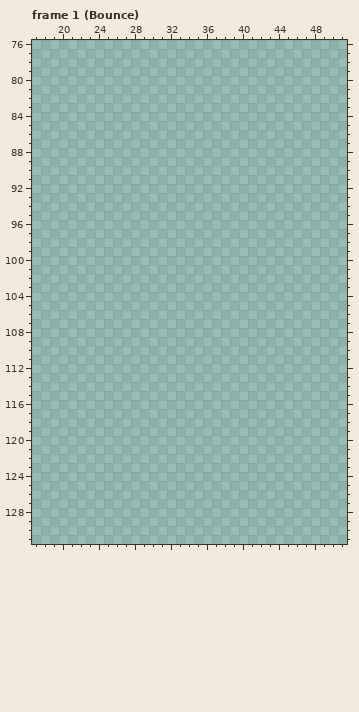
Two states of a pixel-art file, Main Build/Art/Kell Cato Idle Testing.aseprite. This is how it looked before the edit.
256x256 pixels, 9 frames. Shown: frame 1 (Bounce): x 17..51, y 76..131. The commit also changed other frames or places, which this record leaves out.
Now the later version:
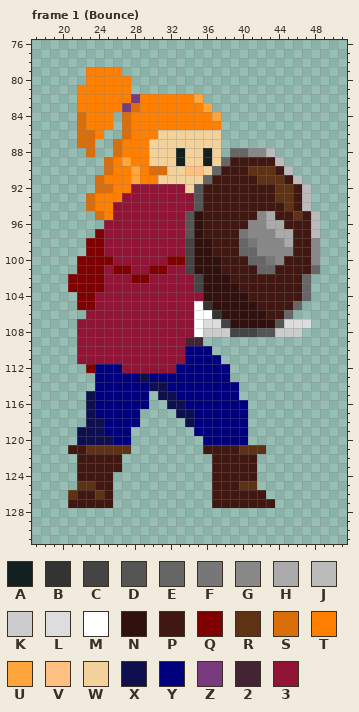
Palette (. is transparent): A #122020  B #333333  C #444444  D #555555  E #666666  F #777777  G #888888  H #aaaaaa  J #bbbbbb  K #cccccc  L #dddddd  M #ffffff  N #30110d  P #401811  Q #7f0000  R #5f3214  S #da6e0a  T #ff7f00  U #ffa53c  V #ffbf81  W #f4d29c  X #0f0f50  Y #00007f  Z #793a80  2 #422433  3 #911437
The edit:
layer "Taunt Idle" added
Frame 1 (Bounce), layer "Taunt Idle":
y 79: x 23..26 .... -> TTTT
y 80: x 23..27 ..... -> TTTTT
y 81: x 22..27 ...... -> TTTTTT
y 82: x 22..35 .............. -> TTTTTTZTTTTTTU
y 83: x 22..36 ............... -> TTTTTZSTTTTTTTU
y 84: x 22..25 .... -> STTT; x 27..37 ........... -> STTTTTTTTTU
y 85: x 22..25 .... -> STTT; x 27..37 ........... -> STTTTTTTTTT
y 86: x 22..24 ... -> SST; x 27..37 ........... -> STTTWWWWWWW
y 87: x 22..23 .. -> SS; x 26..37 ............ -> STTTWWWWWWWW
y 88: x 23 . -> S; x 26..37 ............ -> STTTWWWAWWAW; x 39..43 ..... -> EEGGJ
y 89: x 25..44 .................... -> STUTTWWWAWWAWEPPPPPJ
y 90: x 25..45 ..................... -> STTUTSSWWVVWEPPPRRRPJ
y 91: x 24..46 ....................... -> STTTUTTWWWWWEPPPPPRRRPJ
y 92: x 24..47 ........................ -> SSTT333333WDPPPPPPPPRRPJ
y 93: x 23..47 ......................... -> STTT33333333DPPPPPPPPRRPJ
y 94: x 23..47 ......................... -> STT333333333DPPPPPPPPPRPJ
y 95: x 24..48 ......................... -> ST33333333DNPPPPPPGHPPRPJ
y 96: x 25..48 ........................ -> 333333333DNPPPPPGGHHPPPJ
y 97: x 24..48 ......................... -> Q333333333DNPPPPFGGGHHPPJ
y 98: x 23..48 .......................... -> QQ333333333CNNPPPEFGGGHPPG
y 99: x 23..48 .......................... -> QQ333333333CNNPPPEEGGGGPPG
y 100: x 22..48 ........................... -> QQQQ333333QQCNNNPPPEEFGPPPG
y 101: x 22..48 ........................... -> QQQ3QQ33QQ33CNNNPPPPEEPPPPE
y 102: x 21..47 ........................... -> QQQQ333QQ33333CNNNPPPPPPPPE
y 103: x 21..47 ........................... -> QQQQ3333333333CNNNNPPPPPPPE
y 104: x 22..47 .......................... -> QQ333333333333NNNNNPPPPPPE
y 105: x 22..46 ......................... -> QQ33333333333MBNNNNNPPPPE
y 106: x 23..45 ....................... -> 333333333333MMBNNNNNPPE
y 107: x 22..47 .......................... -> 3333333333333MLLCNNNNNDLLL
y 108: x 22..46 ......................... -> 3333333333333MKKKCCCDDKKK
y 109: x 22..35 .............. -> 33333333333322
y 110: x 22..36 ............... -> 333333333333YYY
y 111: x 22..37 ................ -> 333333333333YYYY
y 112: x 23..38 ................ -> QYYY333333YYYYYY
y 113: x 24..38 ............... -> YYYYYXYYYYYYYYY
y 114: x 24..39 ................ -> YYYYYYXXYYYYYYYY
y 115: x 23..29 ....... -> XYYYYYY; x 31..39 ......... -> XXYYYYYYY
y 116: x 23..29 ....... -> XYYYYYY; x 32..40 ......... -> XXYYYYYYY
y 117: x 23..28 ...... -> XYYYYY; x 33..40 ........ -> XXYYYYYY
y 118: x 23..28 ...... -> XXYYYY; x 34..40 ....... -> XYYYYYY
y 119: x 22..27 ...... -> XXXYYY; x 35..40 ...... -> YYYYYY
y 120: x 22..27 ...... -> XXXXYY; x 36..40 ..... -> YYYYY
y 121: x 21..27 ....... -> PPRRRRR; x 36..42 ....... -> PPPPRRR
y 122..123: x 22..26 ..... -> PPPPP; x 37..41 ..... -> PPPPP
y 124: x 22..25 .... -> PPPP; x 37..41 ..... -> PPPPP
y 125: x 22..25 .... -> RRPP; x 37..41 ..... -> PPPRR
y 126: x 21..25 ..... -> RPPRP; x 37..42 ...... -> PPPPPP
y 127: x 21..25 ..... -> PPPPP; x 37..43 ....... -> PPPPPPP
Where, in picture pixels (left, top, right, bottom), the same in both pictures:
added: (68, 67, 320, 508)
